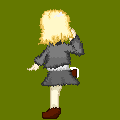
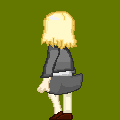
Before/after of a 120 × 120 layered artwork. What changed in the layer stack:
painted on "向內" (1st of 2, in "頭") over [38, 9, 77, 50]
hid "上灣", painted on it over [42, 27, 85, 74]
showed "直" (1st of 5, in "右手"), painted on it over [37, 41, 60, 93]
showed group "脖子" (1 layers) over [43, 34, 68, 52]
painted on "向內" (2nd of 2, in "身體") over [43, 39, 74, 76]
showed "抬腳", painted on it over [45, 58, 83, 95]
hid "向右" (4th of 4, in "裙表"), painted on it over [40, 68, 80, 94]
moved "右腳" above "左腳" over [53, 41, 85, 120]
painted on "直" (2nd of 5, in "右腳") over [55, 69, 77, 120]
removed layer "Effect" from group "右腳" over [70, 67, 79, 78]
hid "直" (3rd of 5, in "左腳"), painted on it over [42, 85, 62, 120]
showed "微彎" (2nd of 2, in "左腳"), painted on it over [48, 78, 83, 120]
hid group "裙底" (1 layers) over [40, 75, 80, 96]
painted on "直" (5th of 5, in "左手") over [27, 45, 80, 85]
